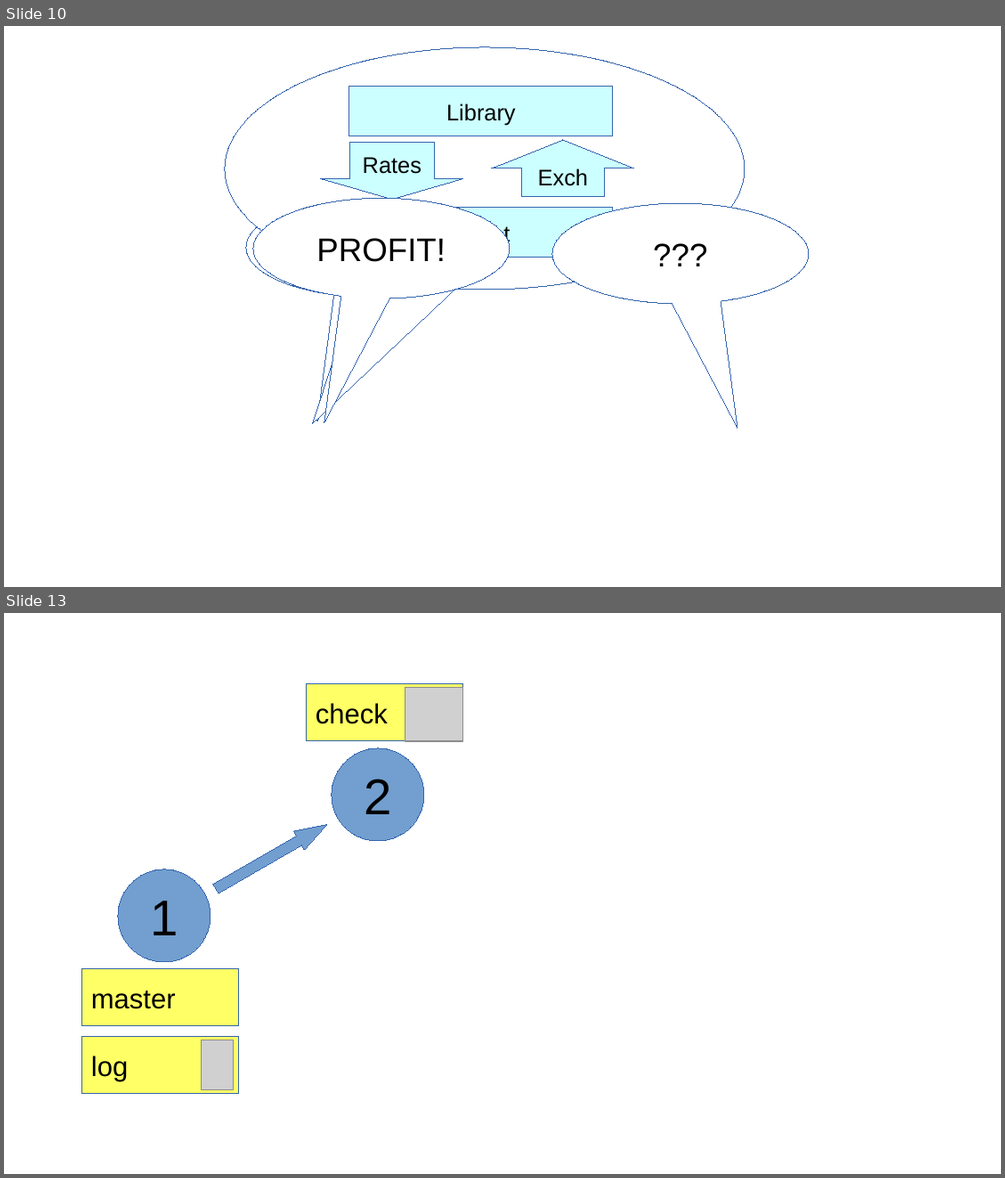
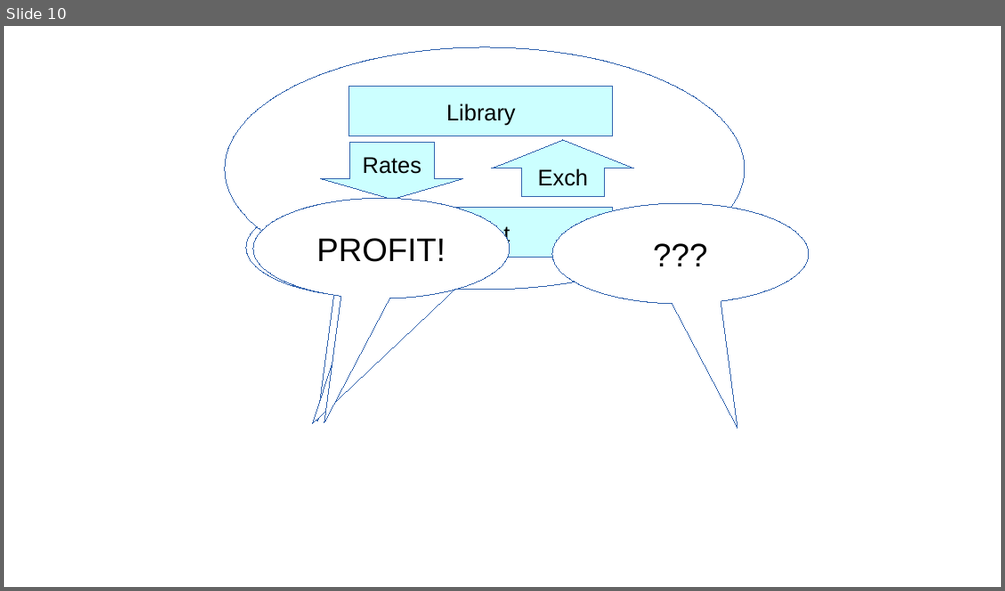
Before and after one commit to air-labs/VideoLectures, a slide deck: IntroductionToIndustialProgramming/git.odp. Shown one above the other, each under a label of ours: slides 10 and 13 before the commit, slide 10 after it; the slides between them are not shown. The pictures are 1005x1178 and 1005x591 pixels, drawn with LibreOffice and Linux fonts; fonts in the diff are those of the drawing; grey boxes stand for pictures; background and template pictures are left out. Boxes give left, top, right and bottom in pixels: in the first picture for what was removed or moved away, otherwise in the second. Text is boxed around its words. In the diff, an @@ line names an element or a change of style, - is before the commit and + after.

```diff
--- a/IntroductionToIndustialProgramming/git.odp
+++ b/IntroductionToIndustialProgramming/git.odp
@@ slide 13 removed at (4,613,1001,1174), background picture (left out) @@
@@ rectangle removed at (307,684,463,741) @@
-check
@@ picture removed at (404,688,462,741) @@
@@ ellipse removed at (332,748,424,841) @@
-2
@@ up arrow removed at (210,815,332,898) @@
@@ ellipse removed at (118,869,210,961) @@
-1
@@ rectangle removed at (82,969,239,1026) @@
-master
@@ rectangle removed at (82,1037,239,1094) @@
-log
@@ picture removed at (202,1040,234,1090) @@
```
Also in this commit, not shown: 1 slide changed, 6 other slides removed, 2 other files.
